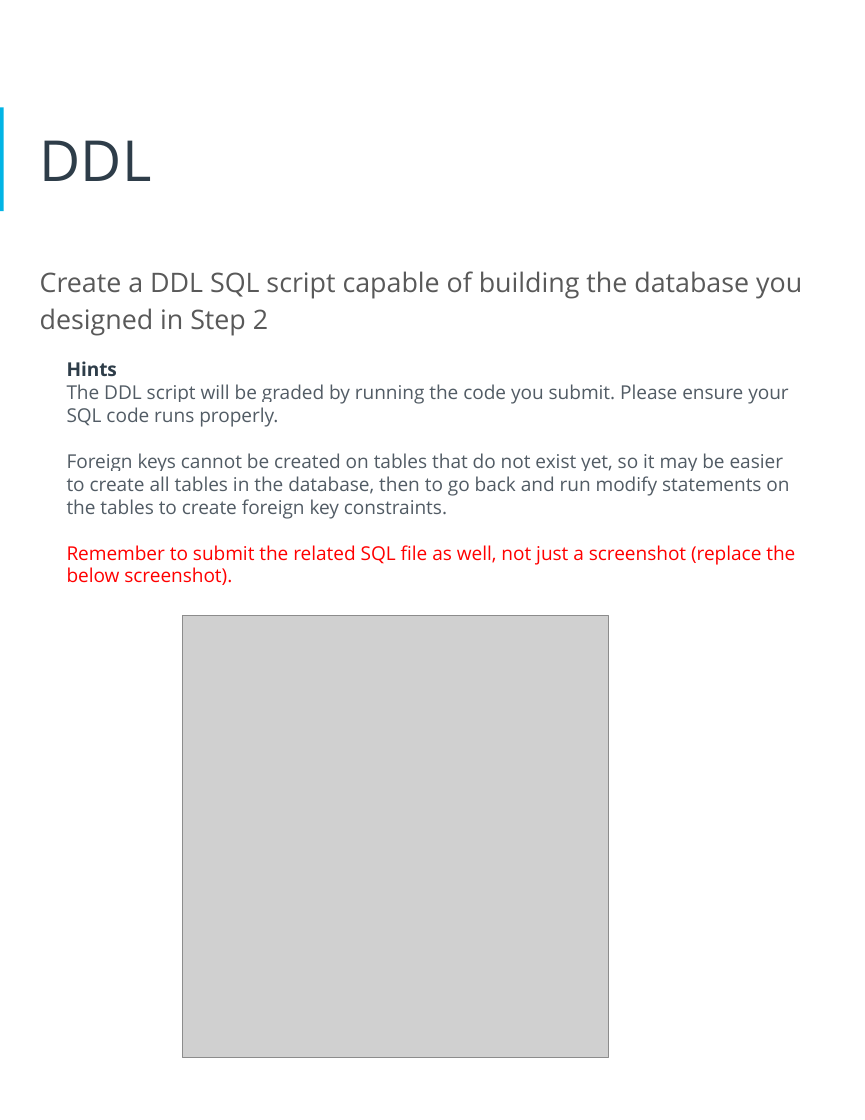
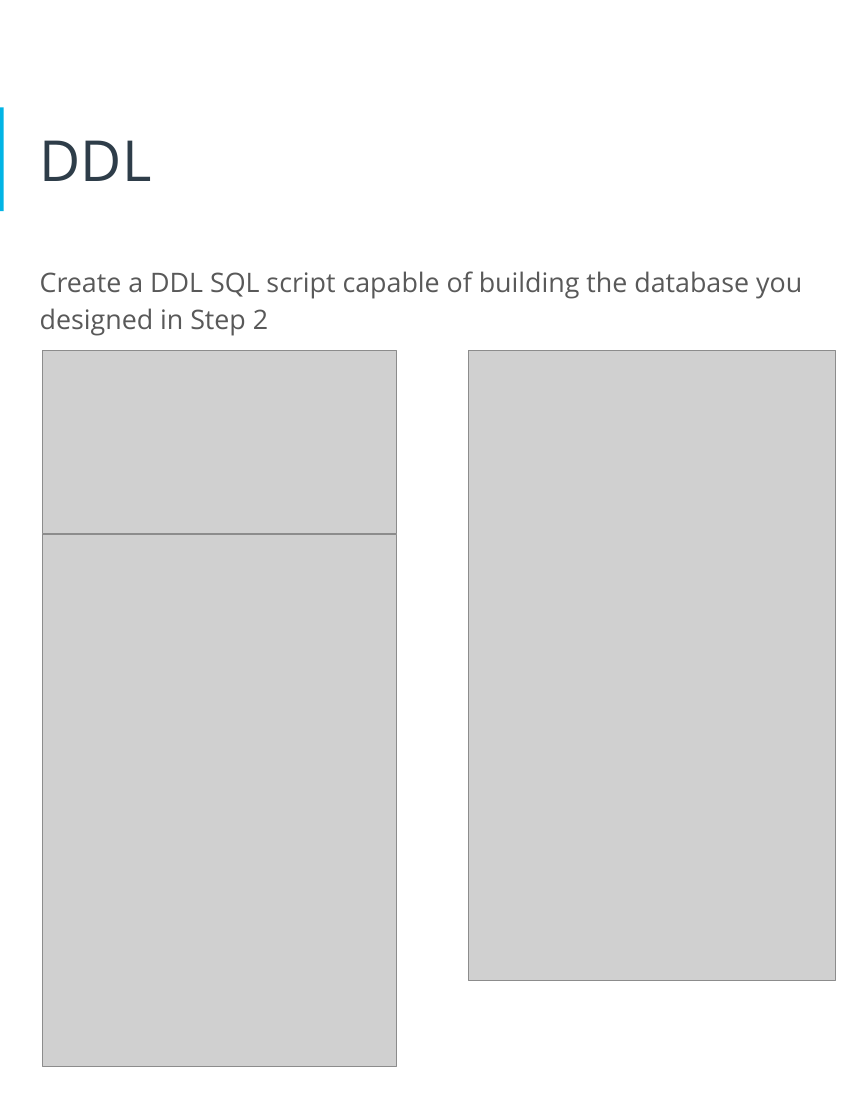
Before and after one commit to SwimLane2/udacity-ai-masters, a slide deck: slide 17 of Modules/03-Data-Architect/projects/Project 1 - Human Resources Database Design/report/HR_Database_Design_Project_Arjun_Avalakki_Mohan.pptx. Drawn at 865x1120 pixels with LibreOffice and Linux fonts; fonts in the diff are those of the drawing; grey boxes stand for pictures. Boxes give left, top, right and bottom in pixels: in the first picture for what was removed or moved away, otherwise in the second. Text is boxed around its words. In the diff, an @@ line names an element or a change of style, - is before the commit and + after.

```diff
--- a/Modules/03-Data-Architect/projects/Project 1 - Human Resources Database Design/report/HR_Database_Design_Project_Arjun_Avalakki_Mohan.pptx
+++ b/Modules/03-Data-Architect/projects/Project 1 - Human Resources Database Design/report/HR_Database_Design_Project_Arjun_Avalakki_Mohan.pptx
@@ picture added at bbox=[43, 350, 396, 533] @@
@@ picture added at bbox=[469, 350, 835, 980] @@
@@ text at bbox=[67, 361, 795, 585]: paragraphs removed @@
-Hints
-The DDL script will be graded by running the code you submit. Please ensure your SQL code runs properly.
-Foreign keys cannot be created on tables that do not exist yet, so it may be easier to create all tables in the database, then to go back and run modify statements on the tables to create foreign key constraints.
-Remember to submit the related SQL file as well, not just a screenshot (replace the below screenshot).
@@ picture added at bbox=[43, 533, 396, 1065] @@
@@ picture removed at bbox=[183, 616, 609, 1057] @@
```
Also in this commit, not shown: 3 other slides changed, 3 other files.
